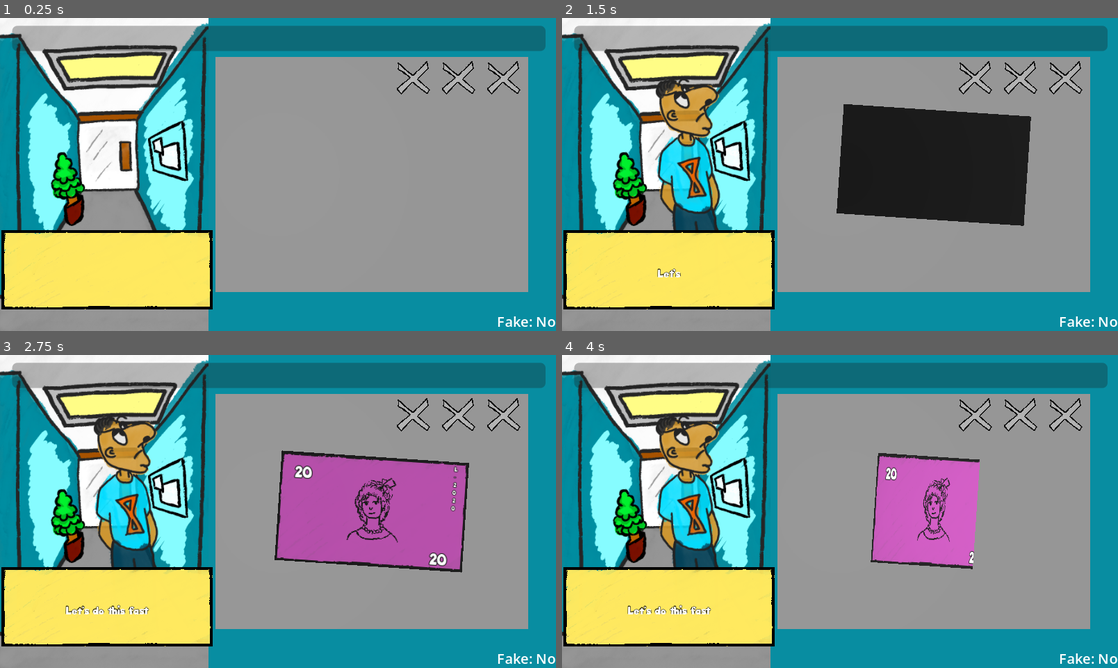
Above: before the commit, frames 1-4 (two rows, left to right).
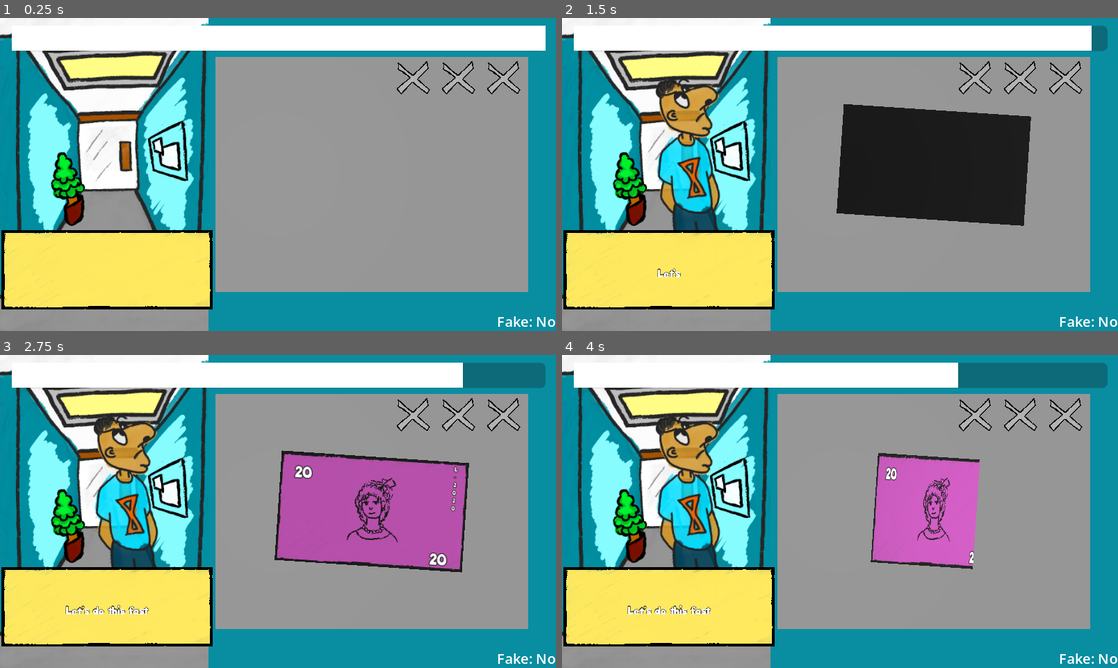
Above: after the commit, the same moments.

Repository: KaitoGameDev/brackeys-gj-2026-2
Game: Godot game, scene res://source/main.tscn
The game is run twice, just before and just after one commit, with the same random seed, the same clock (stepped at 60 frames per second) and the same inputs.
Inputs (mouse positions are in pixels of both pictures, inside the frame that each line leads up to):
- Up to frame 1 (0.25 s): no input
- Up to frame 2 (1.5 s): move the mouse to (962, 158) at 0.52 s; click (962, 158) at 0.67 s; move the mouse to (728, 190) at 1.27 s; click (728, 190) at 1.42 s
- Up to frame 3 (2.75 s): move the mouse to (333, 442) at 2.02 s; click (333, 442) at 2.17 s
- Up to frame 4 (4 s): move the mouse to (812, 574) at 2.77 s; click (812, 574) at 2.92 s; move the mouse to (1006, 558) at 3.52 s; click (1006, 558) at 3.67 s

The runs differ from the first frame. In frame 1, 7.7% of the frame differs, in the area x 2-99%, y 2-11%; in frame 2, 7.4%; in frame 3, 6.5%; in frame 4, 5.5%.

Commit message:
feat: implemented patience meter for clients

Diff:
--- a/source/main.tscn
+++ b/source/main.tscn
@@ -19,12 +19,14 @@
 script = ExtResource("8_wcfg")
 money_count = 5
 fake_chance = 0.5
+patience_duration = 8.0
 
 [sub_resource type="Resource" id="WaveConfig_3"]
 script = ExtResource("8_wcfg")
 money_count = 7
 fake_chance = 0.7
 fake_alter_count = 2
+patience_duration = 6.0
 
 [sub_resource type="StyleBoxFlat" id="StyleBoxFlat_2uit2"]
 bg_color = Color(1, 1, 1, 1)
--- a/source/money_swipe/money_swipe_controller.gd
+++ b/source/money_swipe/money_swipe_controller.gd
@@ -36,6 +36,7 @@
 var current_money: Node3D
 var _is_sliding: bool = false
 var _is_flipping: bool = false
+var _motion_tween: Tween
 
 # -1 = none, -2 = mouse, >= 0 = touch index
 var _active_pointer: int = -1
@@ -140,6 +141,21 @@
 	current_money = money
 	EventBus.send_event(MoneySpawnedEvent.create(money, money.money_resource))
 	_slide_to(table_position)
+
+
+func destroy_current_money() -> void:
+	if current_money == null:
+		return
+	_cancel_motion_tweens()
+	_is_flipping = false
+	_is_sliding = false
+	_destroy_current()
+
+
+func _cancel_motion_tweens() -> void:
+	if _motion_tween != null and _motion_tween.is_valid():
+		_motion_tween.kill()
+	_motion_tween = null
 
 
 func _apply_fake_alterations(bill: MoneyResource, alter_count: int) -> void:
@@ -323,6 +339,7 @@
 	EventBus.send_event(RotateMoneyEvent.create(money, money.money_resource, showing_back))
 
 	var tween := create_tween()
+	_motion_tween = tween
 	tween.set_parallel(true)
 	tween.set_trans(flip_trans)
 	tween.set_ease(flip_ease)
@@ -349,6 +366,7 @@
 
 	_is_sliding = true
 	var tween := create_tween()
+	_motion_tween = tween
 	tween.set_trans(slide_trans)
 	tween.set_ease(slide_ease)
 	tween.tween_property(current_money, "global_position", target.global_position, slide_duration)
@@ -364,6 +382,5 @@
 		return
 	var money := current_money as Money
 	current_money = null
-	print("kaito")
 	EventBus.send_event(MoneyDestroyedEvent.create(money, money.money_resource))
 	money.queue_free()
--- a/source/waves/wave_config.gd
+++ b/source/waves/wave_config.gd
@@ -3,3 +3,4 @@
 @export var money_count: int = 3
 @export_range(0.0, 1.0, 0.01) var fake_chance: float = 0.0
 @export var fake_alter_count: int = 1
+@export var patience_duration: float = 10.0
--- a/source/waves/wave_controller.gd
+++ b/source/waves/wave_controller.gd
@@ -6,16 +6,16 @@
 @export var wave_progress_bar: ProgressBar
 @export var waves: Array[WaveConfig] = []
 
-@export_group("Progress")
-@export var progress_tween_duration: float = 0.35
-@export var progress_trans: Tween.TransitionType = Tween.TRANS_QUAD
-@export var progress_ease: Tween.EaseType = Tween.EASE_OUT
+@export_group("Patience")
+@export var patience_trans: Tween.TransitionType = Tween.TRANS_LINEAR
+@export var patience_ease: Tween.EaseType = Tween.EASE_IN_OUT
 
 var _wave_index: int = 0
 var _spawned_in_wave: int = 0
 var _completed_in_wave: int = 0
 var _awaiting_destroy: bool = false
-var _progress_tween: Tween
+var _patience_tween: Tween
+var _patience_running: bool = false
 
 
 func _ready() -> void:
@@ -37,15 +37,21 @@
 	if not money_swipe_controller.has_method("spawn_money"):
 		push_error("WaveController: money_swipe_controller must expose spawn_money().")
 		return
+	if not money_swipe_controller.has_method("destroy_current_money"):
+		push_error("WaveController: money_swipe_controller must expose destroy_current_money().")
+		return
 
 	EventBus.on_event.connect(_on_event)
 	_update_wave_label()
-	_update_wave_progress(false)
-	#_try_spawn_next()
+	wave_progress_bar.max_value = 1.0
+	wave_progress_bar.value = 1.0
 
 
 func _on_event(event: Object) -> void:
+	if event is MoneySwipedEvent:
+		_stop_patience_meter()
 	if event is MoneyDestroyedEvent:
+		_stop_patience_meter()
 		_on_money_destroyed()
 	if event is OnClientEntered:
 		_try_spawn_next()
@@ -54,20 +60,16 @@
 func _on_money_destroyed() -> void:
 	_awaiting_destroy = false
 	_completed_in_wave += 1
-	_update_wave_progress()
 
 	var current_wave := waves[_wave_index]
-	#if _spawned_in_wave < current_wave.money_count:
-		#_try_spawn_next()
-		#return
+	if _completed_in_wave < current_wave.money_count:
+		return
 
 	if _wave_index + 1 < waves.size():
 		_wave_index += 1
 		_spawned_in_wave = 0
 		_completed_in_wave = 0
 		_update_wave_label()
-		_update_wave_progress(false)
-		#_try_spawn_next()
 
 
 func _try_spawn_next() -> void:
@@ -86,29 +88,42 @@
 	money_swipe_controller.spawn_money(is_fake, alter_count)
 	_spawned_in_wave += 1
 	_awaiting_destroy = true
+	_start_patience_meter()
+
+
+func _start_patience_meter() -> void:
+	_stop_patience_meter()
+	var duration := waves[_wave_index].patience_duration
+	if duration <= 0.0:
+		return
+	wave_progress_bar.max_value = 1.0
+	wave_progress_bar.step = 0.0
+	wave_progress_bar.value = 1.0
+	_patience_running = true
+	_patience_tween = create_tween()
+	_patience_tween.set_trans(patience_trans)
+	_patience_tween.set_ease(patience_ease)
+	_patience_tween.tween_property(wave_progress_bar, "value", 0.0, duration)
+	_patience_tween.finished.connect(_on_patience_expired, CONNECT_ONE_SHOT)
+
+
+func _stop_patience_meter() -> void:
+	_patience_running = false
+	if _patience_tween != null and _patience_tween.is_valid():
+		_patience_tween.kill()
+	_patience_tween = null
+
+
+func _on_patience_expired() -> void:
+	if not _patience_running or not _awaiting_destroy:
+		return
+	_patience_running = false
+	money_swipe_controller.destroy_current_money()
 
 
 func _update_wave_label() -> void:
 	wave_label.text = "Wave %d/%d" % [_wave_index + 1, waves.size()]
 
 
-func _update_wave_progress(animate: bool = true) -> void:
-	var total := waves[_wave_index].money_count
-	wave_progress_bar.max_value = total
-	var target := float(_completed_in_wave)
-
-	if _progress_tween != null and _progress_tween.is_valid():
-		_progress_tween.kill()
-
-	if not animate or progress_tween_duration <= 0.0:
-		wave_progress_bar.value = target
-		return
-
-	_progress_tween = create_tween()
-	_progress_tween.set_trans(progress_trans)
-	_progress_tween.set_ease(progress_ease)
-	_progress_tween.tween_property(wave_progress_bar, "value", target, progress_tween_duration)
-
-
 func _update_bill_auth_label(is_fake: bool) -> void:
 	bill_auth_label.text = "Fake: Yes" if is_fake else "Fake: No"
